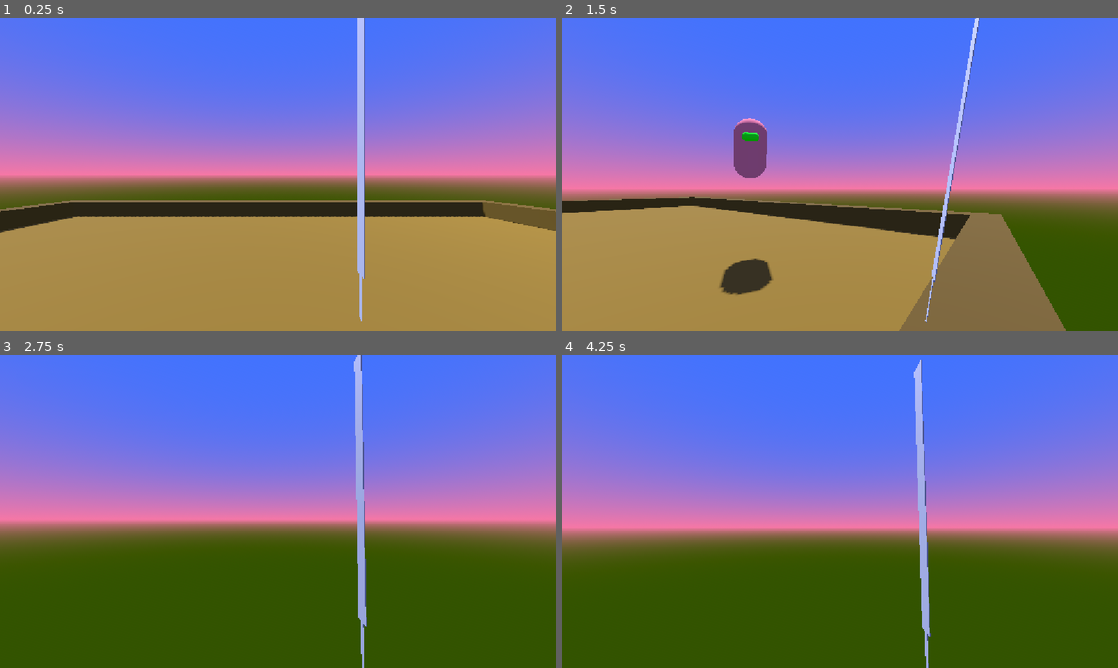
Above: before the commit, frames 1-4 (two rows, left to right).
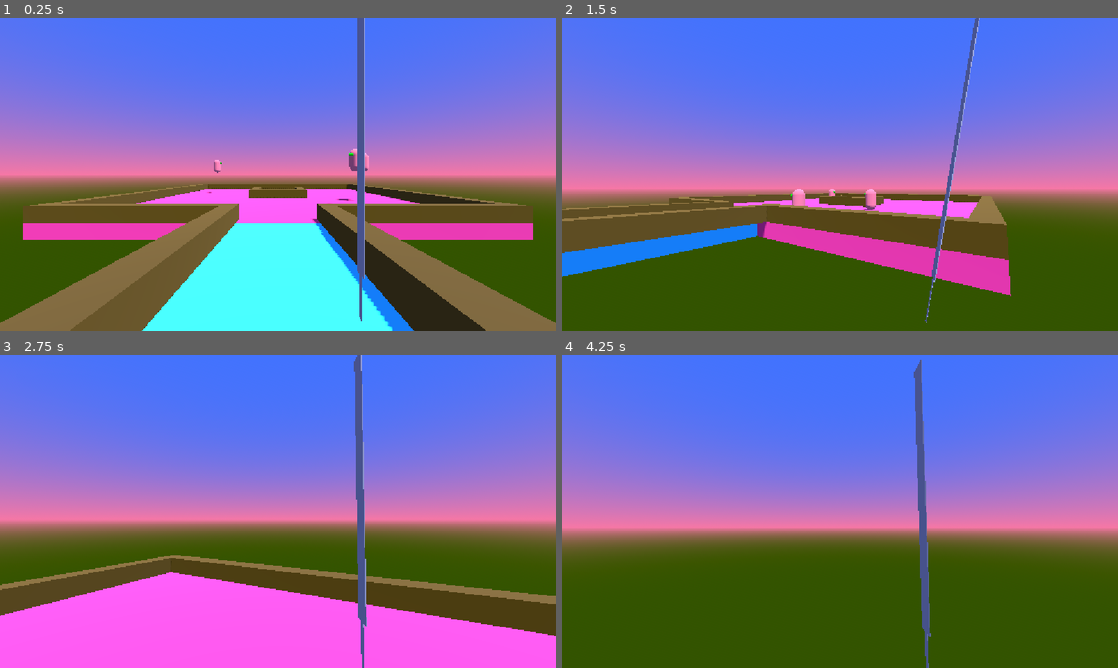
Above: after the commit, the same moments.

Repository: emchar1/revanitz-rpg
Game: Godot game, scene res://scenes/combat/battle_generator.tscn
Same seed, same stepped clock (60 frames per second), same inputs: the game is played once before the commit and once after it. This scene is started directly instead of the project's main scene.
Inputs (mouse positions are in pixels of both pictures, inside the frame that each line leads up to):
- Up to frame 1 (0.25 s): no input
- Up to frame 2 (1.5 s): move the mouse to (962, 158) at 0.52 s; hold D (input_right) 0.53-1.28 s; tap Keypad Enter (input_freefly) at 0.6 s; click (962, 158) at 0.67 s; tap Space (input_jump) at 0.77 s; move the mouse to (812, 174) at 1.27 s; hold W (input_forward) from 1.28 s (still down); click (812, 174) at 1.35 s
- Up to frame 3 (2.75 s): keep holding W (input_forward); tap Space (input_jump) at 1.52 s; move the mouse to (289, 505) at 2.02 s; tap Shift (input_sprint) at 2.1 s
- Up to frame 4 (4.25 s): keep holding W (input_forward); move the mouse to (834, 517) at 2.77 s; tap Keypad Enter (input_freefly) at 2.85 s; click (834, 517) at 2.92 s; tap Space (input_jump) at 3.02, 3.77 s; move the mouse to (878, 514) at 3.52 s; click (878, 514) at 3.6 s

The runs differ from the first frame. In frame 1, 44% of the frame differs, in the area x 0-100%, y 0-100%; in frame 2, 37%; in frame 3, 28%; in frame 4, 1.2%.

Commit message:
Add enemy patrol/pursuit movement.

Diff:
--- a/scenes/combat/battle_generator.gd
+++ b/scenes/combat/battle_generator.gd
@@ -1,13 +1,27 @@
 extends Node3D
 
+# PROPERTIES
 
 @onready var player = $Player
 @onready var player_camera = $Player/Head/Camera3D
 @onready var camera = $OverheadCamera
+@onready var light = $DirectionalLight3D
 
+
+# INIT FUNCTIONS
 
 # Called when the node enters the scene tree for the first time.
 func _ready() -> void:
+
+	# Setting sun, just because...
+	var tween = create_tween()
+	tween.tween_property(
+		light,
+		"rotation:x",
+		-PI - PI / 16,
+		20
+	)
+
 	pass # Replace with function body.
 
 
@@ -20,3 +34,23 @@
 	#player_camera.current = not player.is_on_floor()
 
 	pass
+
+
+# SIGNAL FUNCTIONS
+
+# Called when player enters enemy pursuit detection area.
+func _on_player_detector_body_entered(body: Node3D) -> void:
+	if body.is_in_group("player"):
+		for node in get_tree().get_nodes_in_group("enemy"):
+			var enemy = node as Enemy0
+			if enemy:
+				enemy.pursuit_mode = true
+
+
+# Called when player leaves enemy pursuit detection area.
+func _on_player_detector_body_exited(body: Node3D) -> void:
+	if body.is_in_group("player"):
+		for node in get_tree().get_nodes_in_group("enemy"):
+			var enemy = node as Enemy0
+			if enemy:
+				enemy.pursuit_mode = false
--- a/scenes/combat/battle_generator.tscn
+++ b/scenes/combat/battle_generator.tscn
@@ -21,8 +21,8 @@
 ambient_light_color = Color(0.50790125, 0.58377063, 0.9681987, 1)
 
 [sub_resource type="NavigationMesh" id="NavigationMesh_u3pco"]
-vertices = PackedVector3Array(-12.750305, 1, -3, -4.000305,  …(130 unchanged characters)… .5, 3.2496948, 1, -3.75, 12.999695, 1, -2.5, 12.999695, 1, -12.75, 3.2496948, 1, -2.25, -3.2503052, 1, 1.25, -0.00030517578, 1, 1.25, -0.00030517578, 1, -1.25, -3.2503052, 1, -1.25, -4.000305, 1, -2, -12.750305, 1, 3, -4.000305, 1, 2, -4.000305, 1, 3, 3.2496948, 1, 2.25, 12.999695, 1, 2.5, 2.4996948, 1, 4.5, 0.49969482, 1, 4.5, 0.49969482, 1, 13, 3.2496948, 1, 3.75, 12.999695, 1, 13, -4.000305, 1, 3.75, -3.2503052, 1, 4.5, -12.750305, 1, 13)
-polygons = [PackedInt32Array(2, 1, 0), PackedInt32Array(5, 4 …(439 unchanged characters)… dInt32Array(0, 1, 16), PackedInt32Array(11, 9, 20), PackedInt32Array(20, 9, 21), PackedInt32Array(24, 23, 22), PackedInt32Array(22, 25, 24), PackedInt32Array(24, 25, 26), PackedInt32Array(26, 25, 21), PackedInt32Array(25, 20, 21), PackedInt32Array(17, 19, 27), PackedInt32Array(28, 23, 24), PackedInt32Array(27, 28, 17), PackedInt32Array(17, 28, 29), PackedInt32Array(29, 28, 24)]
+vertices = PackedVector3Array(-12.750305, 1, -3, -4.000305,  …(130 unchanged characters)… .5, 3.2496948, 1, -3.75, 12.999695, 1, -3, 12.999695, 1, -12.75, 3.2496948, 1, -2.75, -3.2503052, 1, 1.25, -0.00030517578, 1, 1.25, -0.00030517578, 1, -1.25, -3.2503052, 1, -1.25, -4.000305, 1, -2, -12.750305, 1, 3, -4.000305, 1, 2, -4.000305, 1, 3, 12.999695, 1, 2.25, 13.999695, 1, 1.5, 13.999695, 1, -1.25, 12.999695, 1, -2, 3.2496948, 1, 3, 12.999695, 1, 3.25, -4.000305, 1, 3.75, 0.49969482, 1, 13, 0.49969482, 1, 4.5, -3.2503052, 1, 4.5, -12.750305, 1, 13, 2.4996948, 1, 4.5, 3.2496948, 1, 3.75, 12.999695, 1, 13)
+polygons = [PackedInt32Array(2, 1, 0), PackedInt32Array(5, 4 …(439 unchanged characters)… dInt32Array(0, 1, 16), PackedInt32Array(21, 20, 22), PackedInt32Array(22, 20, 23), PackedInt32Array(23, 20, 24), PackedInt32Array(23, 24, 11), PackedInt32Array(11, 9, 23), PackedInt32Array(20, 25, 24), PackedInt32Array(17, 19, 26), PackedInt32Array(29, 28, 27), PackedInt32Array(26, 29, 17), PackedInt32Array(17, 29, 30), PackedInt32Array(30, 29, 27), PackedInt32Array(27, 28, 31), PackedInt32Array(31, 32, 27), PackedInt32Array(27, 32, 25), PackedInt32Array(27, 25, 33), PackedInt32Array(32, 24, 25)]
 agent_radius = 1.0
 
 [sub_resource type="StandardMaterial3D" id="StandardMaterial3D_wvl1c"]
@@ -35,6 +35,13 @@
 [sub_resource type="BoxShape3D" id="BoxShape3D_2lmhc"]
 size = Vector3(30, 1, 1)
 
+[sub_resource type="BoxMesh" id="BoxMesh_uvrgi"]
+material = SubResource("StandardMaterial3D_wvl1c")
+size = Vector3(12.5, 1, 1)
+
+[sub_resource type="BoxShape3D" id="BoxShape3D_2ujgq"]
+size = Vector3(12.5, 1, 1)
+
 [sub_resource type="BoxMesh" id="BoxMesh_wvl1c"]
 material = SubResource("StandardMaterial3D_wvl1c")
 size = Vector3(5, 1, 1)
@@ -43,7 +50,7 @@
 size = Vector3(5, 1, 1)
 
 [sub_resource type="StandardMaterial3D" id="StandardMaterial3D_lb7rc"]
-albedo_color = Color(0.44303402, 0.33619234, 0.050441697, 1)
+albedo_color = Color(0.8590883, 0.20021263, 0.46058214, 1)
 
 [sub_resource type="BoxMesh" id="BoxMesh_u3pco"]
 material = SubResource("StandardMaterial3D_lb7rc")
@@ -52,6 +59,33 @@
 [sub_resource type="BoxShape3D" id="BoxShape3D_jpsmn"]
 size = Vector3(30, 1, 30)
 
+[sub_resource type="StandardMaterial3D" id="StandardMaterial3D_uvrgi"]
+albedo_color = Color(0.18039216, 0.84313726, 1, 1)
+
+[sub_resource type="BoxMesh" id="BoxMesh_jpsmn"]
+material = SubResource("StandardMaterial3D_uvrgi")
+size = Vector3(20, 1, 5)
+
+[sub_resource type="BoxShape3D" id="BoxShape3D_u3pco"]
+size = Vector3(20, 1, 5)
+
+[sub_resource type="BoxMesh" id="BoxMesh_2ujgq"]
+material = SubResource("StandardMaterial3D_wvl1c")
+size = Vector3(21, 1, 1)
+
+[sub_resource type="BoxShape3D" id="BoxShape3D_ve54q"]
+size = Vector3(21, 1, 1)
+
+[sub_resource type="BoxMesh" id="BoxMesh_vce7v"]
+material = SubResource("StandardMaterial3D_wvl1c")
+size = Vector3(5, 1, 1)
+
+[sub_resource type="BoxShape3D" id="BoxShape3D_bid8v"]
+size = Vector3(5, 1, 1)
+
+[sub_resource type="BoxShape3D" id="BoxShape3D_lb7rc"]
+size = Vector3(30, 4, 30)
+
 [node name="BattleGenerator" type="Node3D" unique_id=49699114]
 script = ExtResource("1_uvrgi")
 
@@ -59,7 +93,7 @@
 environment = SubResource("Environment_u3pco")
 
 [node name="DirectionalLight3D" type="DirectionalLight3D" parent="." unique_id=535686194]
-transform = Transform3D(-0.8660254, -0.4330128, 0.24999997, 0, 0.49999988, 0.8660255, -0.50000006, 0.75000006, -0.4330126, 0, 0, 0)
+transform = Transform3D(-0.8660254, -0.43301278, 0.25, 0, 0.49999997, 0.86602545, -0.50000006, 0.75, -0.43301266, 0, 0, 0)
 shadow_enabled = true
 
 [node name="NavigationRegion3D" type="NavigationRegion3D" parent="." unique_id=842504053]
@@ -95,15 +129,29 @@
 [node name="CollisionShape3D" type="CollisionShape3D" parent="NavigationRegion3D/WallT" unique_id=1794642429]
 shape = SubResource("BoxShape3D_2lmhc")
 
-[node name="WallB" type="StaticBody3D" parent="NavigationRegion3D" unique_id=2070284926]
+[node name="WallB0" type="StaticBody3D" parent="NavigationRegion3D" unique_id=2070284926]
 transform = Transform3D(-4.371139e-08, 0, 1, 0, 1, 0, -1, 0, -4.371139e-08, 14.5, 1, 0)
 collision_mask = 0
 
-[node name="MeshInstance3D" type="MeshInstance3D" parent="NavigationRegion3D/WallB" unique_id=292872648]
-mesh = SubResource("BoxMesh_lb7rc")
-
-[node name="CollisionShape3D" type="CollisionShape3D" parent="NavigationRegion3D/WallB" unique_id=455620908]
-shape = SubResource("BoxShape3D_2lmhc")
+[node name="MeshInstance3D" type="MeshInstance3D" parent="NavigationRegion3D/WallB0" unique_id=292872648]
+transform = Transform3D(1, 0, 0, 0, 1, 0, 0, 0, 1, 8.75, 0, 0)
+mesh = SubResource("BoxMesh_uvrgi")
+
+[node name="CollisionShape3D" type="CollisionShape3D" parent="NavigationRegion3D/WallB0" unique_id=455620908]
+transform = Transform3D(1, 0, 0, 0, 1, 0, 0, 0, 1, 8.75, 0, 0)
+shape = SubResource("BoxShape3D_2ujgq")
+
+[node name="WallB1" type="StaticBody3D" parent="NavigationRegion3D" unique_id=676867776]
+transform = Transform3D(-4.371139e-08, 0, 1, 0, 1, 0, -1, 0, -4.371139e-08, 14.5, 1, 17.5)
+collision_mask = 0
+
+[node name="MeshInstance3D" type="MeshInstance3D" parent="NavigationRegion3D/WallB1" unique_id=199048075]
+transform = Transform3D(1, 0, 0, 0, 1, 0, 0, 0, 1, 8.75, 0, 0)
+mesh = SubResource("BoxMesh_uvrgi")
+
+[node name="CollisionShape3D" type="CollisionShape3D" parent="NavigationRegion3D/WallB1" unique_id=314547239]
+transform = Transform3D(1, 0, 0, 0, 1, 0, 0, 0, 1, 8.75, 0, 0)
+shape = SubResource("BoxShape3D_2ujgq")
 
 [node name="WallSmall0" type="StaticBody3D" parent="NavigationRegion3D" unique_id=1785229348]
 transform = Transform3D(-4.371139e-08, 0, 1, 0, 1, 0, -1, 0, -4.371139e-08, 1.7056289, 1, 0)
@@ -148,23 +196,82 @@
 [node name="Enemies" type="Node3D" parent="NavigationRegion3D" unique_id=181308799]
 
 [node name="Enemy0" parent="NavigationRegion3D/Enemies" unique_id=1563144817 instance=ExtResource("2_uvrgi")]
-transform = Transform3D(1, 0, 0, 0, 1, 0, 0, 0, 1, -5, 5, -10)
+transform = Transform3D(1, 0, 0, 0, 1, 0, 0, 0, 1, -5, 5, 10)
 direction = Vector3(0, 0, -1)
 player_path = NodePath("../../../Player")
 
 [node name="Enemy1" parent="NavigationRegion3D/Enemies" unique_id=1104116220 instance=ExtResource("2_uvrgi")]
-transform = Transform3D(-1, 0, -8.742278e-08, 0, 1, 0, 8.742278e-08, 0, -1, 5, 25, 10)
+transform = Transform3D(-1, 0, -8.742278e-08, 0, 1, 0, 8.742278e-08, 0, -1, 5, 5, -10)
 speed = 3.0
 player_path = NodePath("../../../Player")
 
 [node name="Enemy2" parent="NavigationRegion3D/Enemies" unique_id=210315386 instance=ExtResource("2_uvrgi")]
-transform = Transform3D(-1, 0, -8.742278e-08, 0, 1, 0, 8.742278e-08, 0, -1, 8, 15, 8)
+transform = Transform3D(-1, 0, -8.742278e-08, 0, 1, 0, 8.742278e-08, 0, -1, 8, 5, -8)
 speed = 4.0
 direction = Vector3(0.5, 0, 1)
 player_path = NodePath("../../../Player")
 
 [node name="Player" parent="." unique_id=158622275 instance=ExtResource("1_wvl1c")]
-transform = Transform3D(1.1924881e-08, 0, -1, 0, 1, 0, 1, 0, 1.1924881e-08, 0, 2, 0)
+transform = Transform3D(-9.934766e-08, 0, 1, 0, 1, 0, -1, 0, -9.934766e-08, 27, 2, 0)
 
 [node name="OverheadCamera" type="Camera3D" parent="." unique_id=19699815]
 transform = Transform3D(1, 0, 0, 0, -4.371139e-08, 1, 0, -1, -4.371139e-08, 0, 25, 0)
+
+[node name="Corridor" type="Node3D" parent="." unique_id=1854990932]
+
+[node name="Corridor" type="StaticBody3D" parent="Corridor" unique_id=1554338807]
+transform = Transform3D(1, 0, 0, 0, 1, 0, 0, 0, 1, 25, 0, 0)
+
+[node name="MeshInstance3D" type="MeshInstance3D" parent="Corridor/Corridor" unique_id=1024066062]
+mesh = SubResource("BoxMesh_jpsmn")
+
+[node name="CollisionShape3D" type="CollisionShape3D" parent="Corridor/Corridor" unique_id=2075414795]
+shape = SubResource("BoxShape3D_u3pco")
+
+[node name="Wall1" type="StaticBody3D" parent="Corridor" unique_id=488886374]
+transform = Transform3D(1, 0, 0, 0, 1, 0, 0, 0, 1, 11.5, 1, -3)
+collision_mask = 0
+
+[node name="MeshInstance3D" type="MeshInstance3D" parent="Corridor/Wall1" unique_id=1965892272]
+transform = Transform3D(1, 0, 0, 0, 1, 0, 0, 0, 1, 13, 0, 0)
+mesh = SubResource("BoxMesh_2ujgq")
+
+[node name="CollisionShape3D" type="CollisionShape3D" parent="Corridor/Wall1" unique_id=1021991468]
+transform = Transform3D(1, 0, 0, 0, 1, 0, 0, 0, 1, 13, 0, 0)
+shape = SubResource("BoxShape3D_ve54q")
+
+[node name="Wall2" type="StaticBody3D" parent="Corridor" unique_id=1386173179]
+transform = Transform3D(1, 0, 0, 0, 1, 0, 0, 0, 1, 11.5, 1, 3)
+collision_mask = 0
+
+[node name="MeshInstance3D" type="MeshInstance3D" parent="Corridor/Wall2" unique_id=2077098429]
+transform = Transform3D(1, 0, 0, 0, 1, 0, 0, 0, 1, 13, 0, 0)
+mesh = SubResource("BoxMesh_2ujgq")
+
+[node name="CollisionShape3D" type="CollisionShape3D" parent="Corridor/Wall2" unique_id=760390305]
+transform = Transform3D(1, 0, 0, 0, 1, 0, 0, 0, 1, 13, 0, 0)
+shape = SubResource("BoxShape3D_ve54q")
+
+[node name="Wall3" type="StaticBody3D" parent="Corridor" unique_id=1239103798]
+transform = Transform3D(-4.371139e-08, 0, 1, 0, 1, 0, -1, 0, -4.371139e-08, 34.5, 1, 5)
+collision_mask = 0
+
+[node name="MeshInstance3D" type="MeshInstance3D" parent="Corridor/Wall3" unique_id=2091962795]
+transform = Transform3D(1, 0, 0, 0, 1, 0, 0, 0, 1, 5, 0, 0)
+mesh = SubResource("BoxMesh_vce7v")
+
+[node name="CollisionShape3D" type="CollisionShape3D" parent="Corridor/Wall3" unique_id=1749286391]
+transform = Transform3D(1, 0, 0, 0, 1, 0, 0, 0, 1, 5, 0, 0)
+shape = SubResource("BoxShape3D_bid8v")
+
+[node name="PlayerDetector" type="Area3D" parent="." unique_id=837272920]
+collision_layer = 0
+collision_mask = 2
+
+[node name="CollisionShape3D" type="CollisionShape3D" parent="PlayerDetector" unique_id=200027555]
+transform = Transform3D(1, 0, 0, 0, 1, 0, 0, 0, 1, 0, 2, 0)
+shape = SubResource("BoxShape3D_lb7rc")
+debug_color = Color(0.57279456, 0.13355151, 0.57895, 0.41960785)
+
+[connection signal="body_entered" from="PlayerDetector" to="." method="_on_player_detector_body_entered"]
+[connection signal="body_exited" from="PlayerDetector" to="." method="_on_player_detector_body_exited"]
--- a/scenes/combat/enemy0.gd
+++ b/scenes/combat/enemy0.gd
@@ -9,9 +9,11 @@
 @export var player_path: NodePath
 
 @onready var nav_agent = $NavigationAgent3D
+@onready var eyes = $Eyes
 
 var player: Player = null
 var is_turning: bool = false
+var pursuit_mode: bool = false
 
 
 # FUNCTIONS
@@ -28,38 +30,48 @@
 	if not is_on_floor():
 		velocity += get_gravity() * delta
 
+	if pursuit_mode:
+		eyes.get_active_material(0).albedo_color = Color.RED
 
+		# path-finding
+		nav_agent.set_target_position(player.global_position)
 
-	## movement - patrolling
-	#velocity.x = SPEED * direction.x
-	#velocity.z = SPEED * direction.z
+		var next_nav_point = nav_agent.get_next_path_position()
+		var path_dir = next_nav_point - global_position
 
+		path_dir.y = 0
+		path_dir = path_dir.normalized()
 
+		velocity.x = path_dir.x * speed
+		velocity.z = path_dir.z * speed
 
-	# path-finding
-	nav_agent.set_target_position(player.global_position)
+		# turn in direction of movement
+		_face_direction(path_dir)
+	else:
+		eyes.get_active_material(0).albedo_color = Color.GREEN
 
-	var next_nav_point = nav_agent.get_next_path_position()
-	var path_dir = next_nav_point - global_position
+		# movement - patrolling
+		velocity.x = speed * direction.x
+		velocity.z = speed * direction.z
 
-	path_dir.y = 0
-	path_dir = path_dir.normalized()
-
-	velocity.x = path_dir.x * speed
-	velocity.z = path_dir.z * speed
-
-	# turn in direction of movement
-	look_at(player.global_position, Vector3.UP)
+		_face_direction(direction)
 
 	move_and_slide()
 
+	# This needs to come AFTER move and slide otherwise enemy bugs out on turn!
+	if not pursuit_mode:
+		# turn around if patrolling
+		if is_on_wall() and not is_turning:
+			_turn_around()
 
 
-	## turn around if patrolling
-	#if is_on_wall() and not is_turning:
-		#_turn_around()
+# Right the enemy facing direction
+func _face_direction(dir: Vector3):
+	if dir.length_squared() > 0.0:
+		look_at(global_position + dir, Vector3.UP)
 
 
+# Helper function used for patrolling
 func _turn_around():
 	var last_direction := direction
 	direction = Vector3.ZERO
--- a/scenes/combat/enemy0.tscn
+++ b/scenes/combat/enemy0.tscn
@@ -23,7 +23,7 @@
 radius = 0.125
 height = 0.5
 
-[node name="Enemy0" type="CharacterBody3D" unique_id=1563144817]
+[node name="Enemy0" type="CharacterBody3D" unique_id=1563144817 groups=["enemy"]]
 collision_layer = 4
 collision_mask = 15
 script = ExtResource("1_erfbm")
--- a/scenes/combat/player.tscn
+++ b/scenes/combat/player.tscn
@@ -100,7 +100,7 @@
 &"swing": SubResource("Animation_fuo6q")
 }
 
-[node name="Player" type="CharacterBody3D" unique_id=158622275]
+[node name="Player" type="CharacterBody3D" unique_id=158622275 groups=["player"]]
 collision_layer = 2
 collision_mask = 13
 script = ExtResource("1_2iox7")
